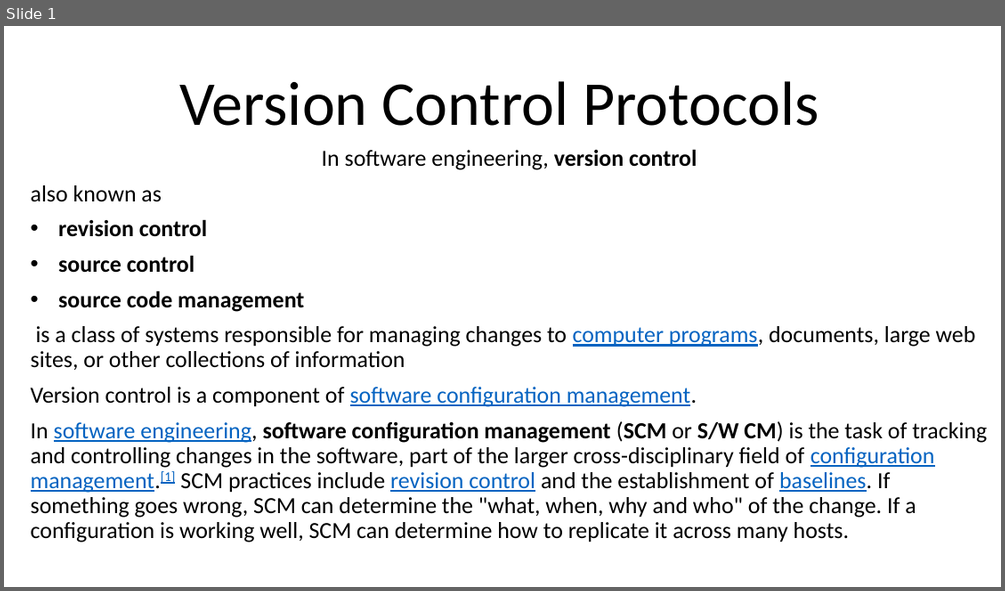
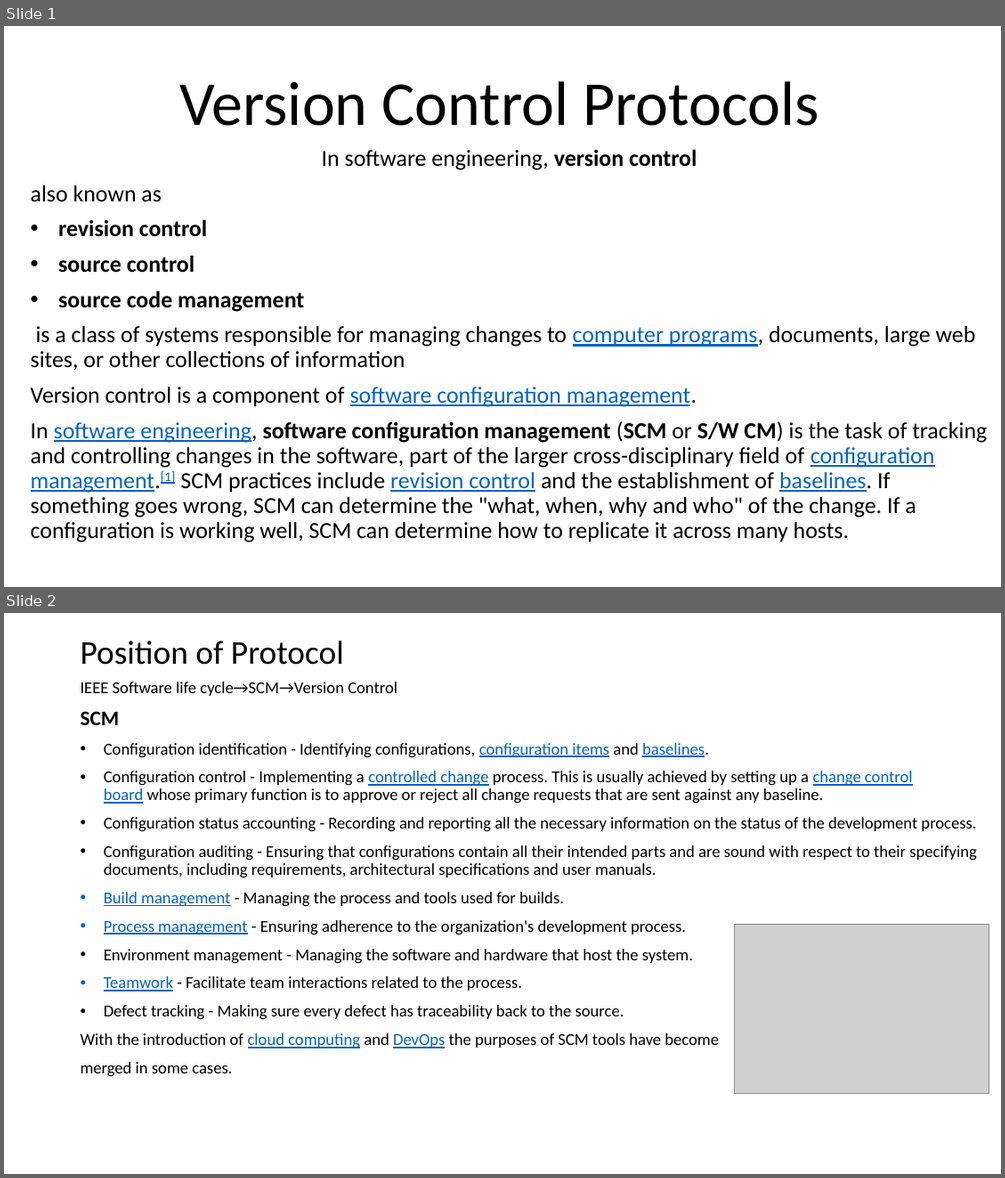
Before and after one commit to mhgulen/Dosyalar, a slide deck: Version Control Protocols.pptx. Shown one above the other, each under a label of ours: slide 1 before the commit, slides 1 and 2 after it. The pictures are 1005x591 and 1005x1178 pixels, drawn with LibreOffice and Linux fonts; fonts in the diff are those of the drawing; grey boxes stand for pictures. Boxes give left, top, right and bottom in pixels: in the first picture for what was removed or moved away, otherwise in the second. Text is boxed around its words. In the diff, an @@ line names an element or a change of style, - is before the commit and + after.

```diff
--- a/Version Control Protocols.pptx
+++ b/Version Control Protocols.pptx
@@ slide 2 added at box(4, 613, 1001, 1174), background #FFFFFF @@
@@ title added at box(81, 641, 344, 665), 32 pt, text #000000 @@
+Position of Protocol
@@ text added at box(81, 682, 976, 1076), 16 pt, text #000000 @@
+IEEE Software life cycle→SCM→Version Control
+SCM
+• Configuration identification - Identifying configurations, configuration items and baselines.
+• Configuration control - Implementing a controlled change process. This is usually achieved by setting up a change control board whose primary function is to approve or reject all change requests that are sent against any baseline.
+• Configuration status accounting - Recording and reporting all the necessary information on the status of the development process.
+• Configuration auditing - Ensuring that configurations contain all their intended parts and are sound with respect to their specifying documents, including requirements, architectural specifications and user manuals.
+• Build management - Managing the process and tools used for builds.
+• Process management - Ensuring adherence to the organization's development process.
+• Environment management - Managing the software and hardware that host the system.
+• Teamwork - Facilitate team interactions related to the process.
+• Defect tracking - Making sure every defect has traceability back to the source.
+With the introduction of cloud computing and DevOps the purposes of SCM tools have become
+merged in some cases.
@@ picture added at box(735, 925, 989, 1093) @@
```
Also in this commit, not shown: 2 other slides added, 1 slide removed.
